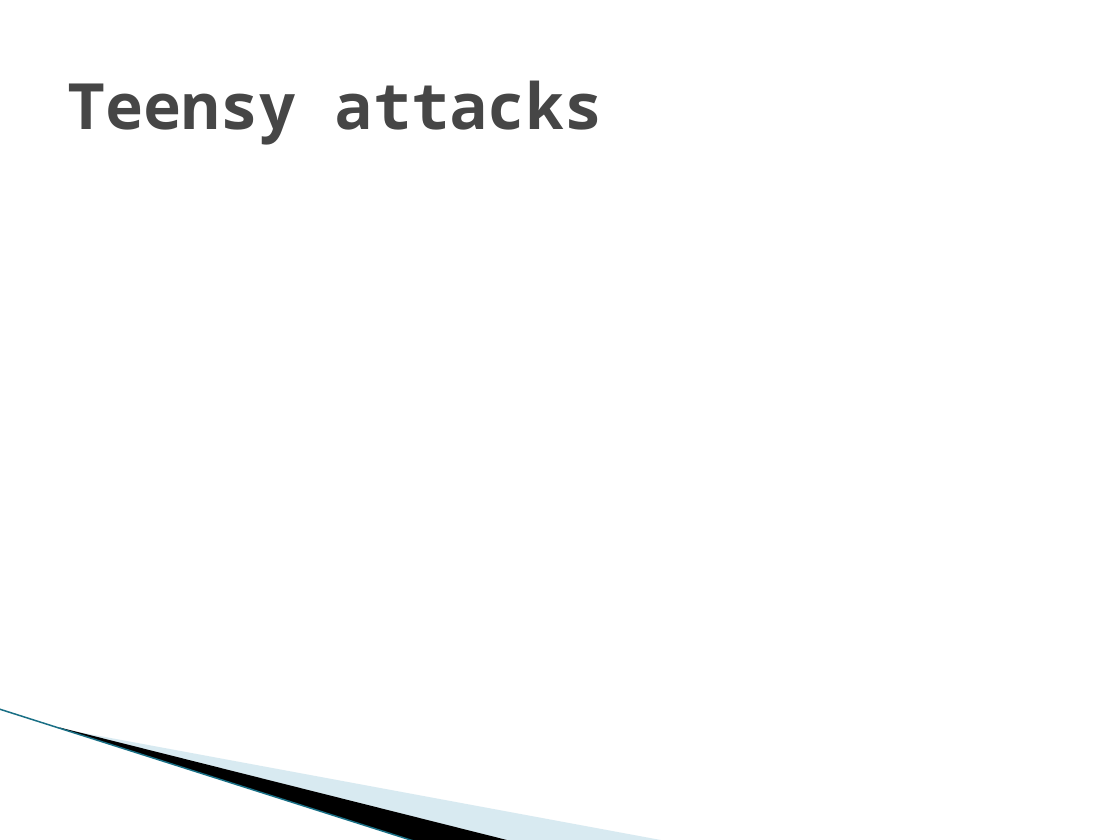
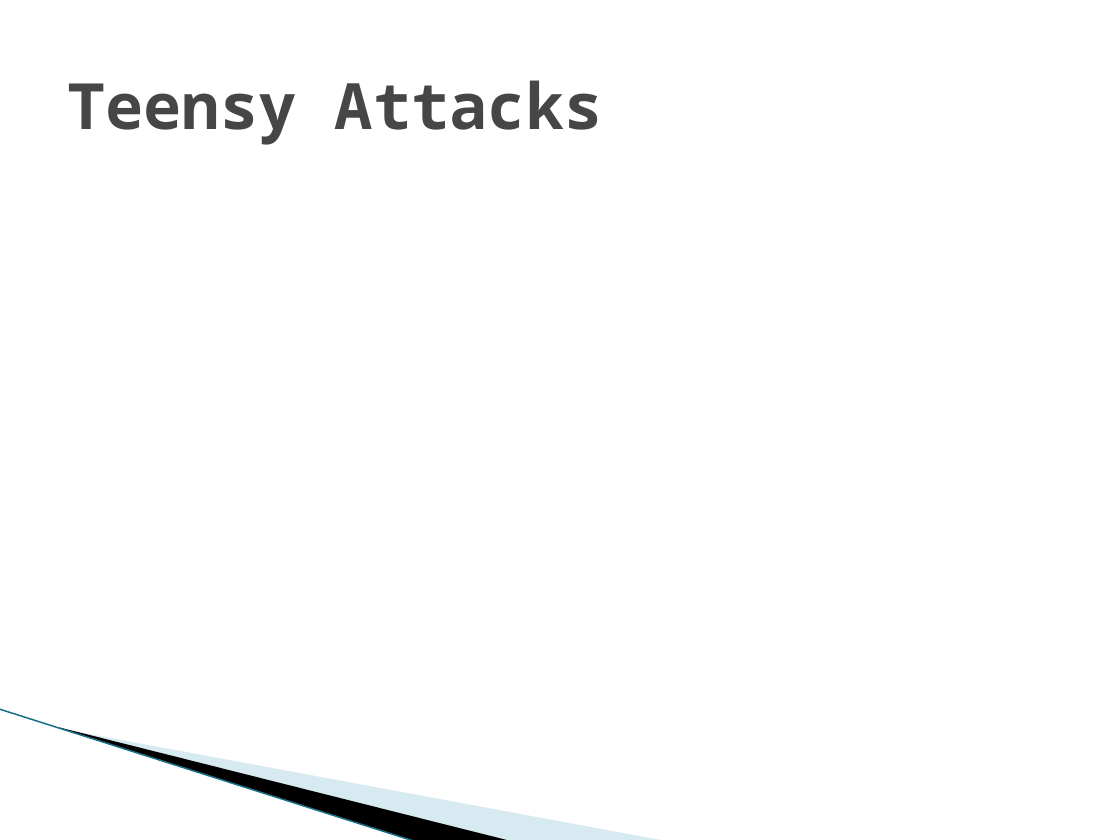
Before and after one commit to vfasburg/cse_825, a slide deck: slide 8 of Project/Final_Project_Presentation_Fasburg_Reiff_Thomas.pptx. Drawn at 1120x840 pixels with LibreOffice and Linux fonts; fonts in the diff are those of the drawing; background and template pictures are left out. Boxes give left, top, right and bottom in pixels: in the first picture for what was removed or moved away, otherwise in the second. Text is boxed around its words. In the diff, an @@ line names an element or a change of style, - is before the commit and + after.

```diff
--- a/Project/Final_Project_Presentation_Fasburg_Reiff_Thomas.pptx
+++ b/Project/Final_Project_Presentation_Fasburg_Reiff_Thomas.pptx
@@ title at <box>67,80,603,145</box>: text changed @@
-Teensy attacks
+Teensy Attacks
```
Also in this commit, not shown: 11 other slides changed, 3 slides added, 2 slides removed.
